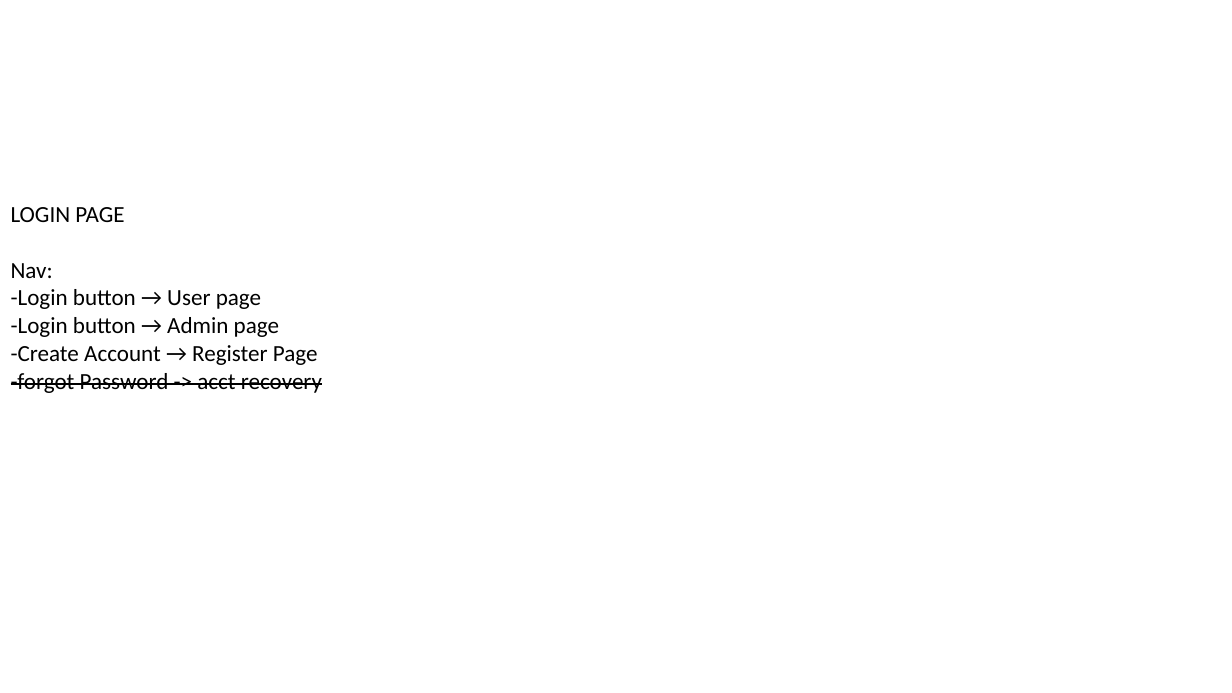
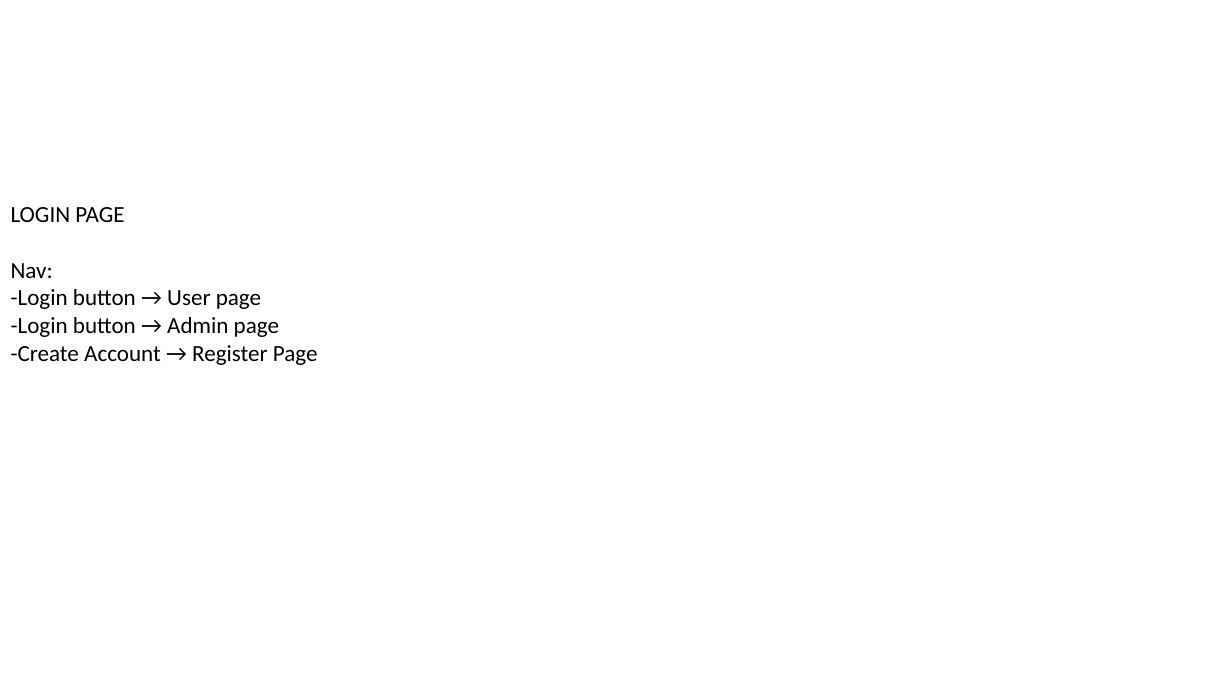
Before and after one commit to lifefromashes/bankApp, a slide deck: slide 2 of UnusedCode/Navigations.pptx. Drawn at 1232x693 pixels with LibreOffice and Linux fonts; fonts in the diff are those of the drawing; background and template pictures are left out. Boxes give left, top, right and bottom in pixels: in the first picture for what was removed or moved away, otherwise in the second. Text is boxed around its words. In the diff, an @@ line names an element or a change of style, - is before the commit and + after.

```diff
--- a/UnusedCode/Navigations.pptx
+++ b/UnusedCode/Navigations.pptx
@@ text at [11,373,322,393]: paragraph removed @@
--forgot Password -> acct recovery
```
Also in this commit, not shown: 7 slides added, 7 slides removed.
